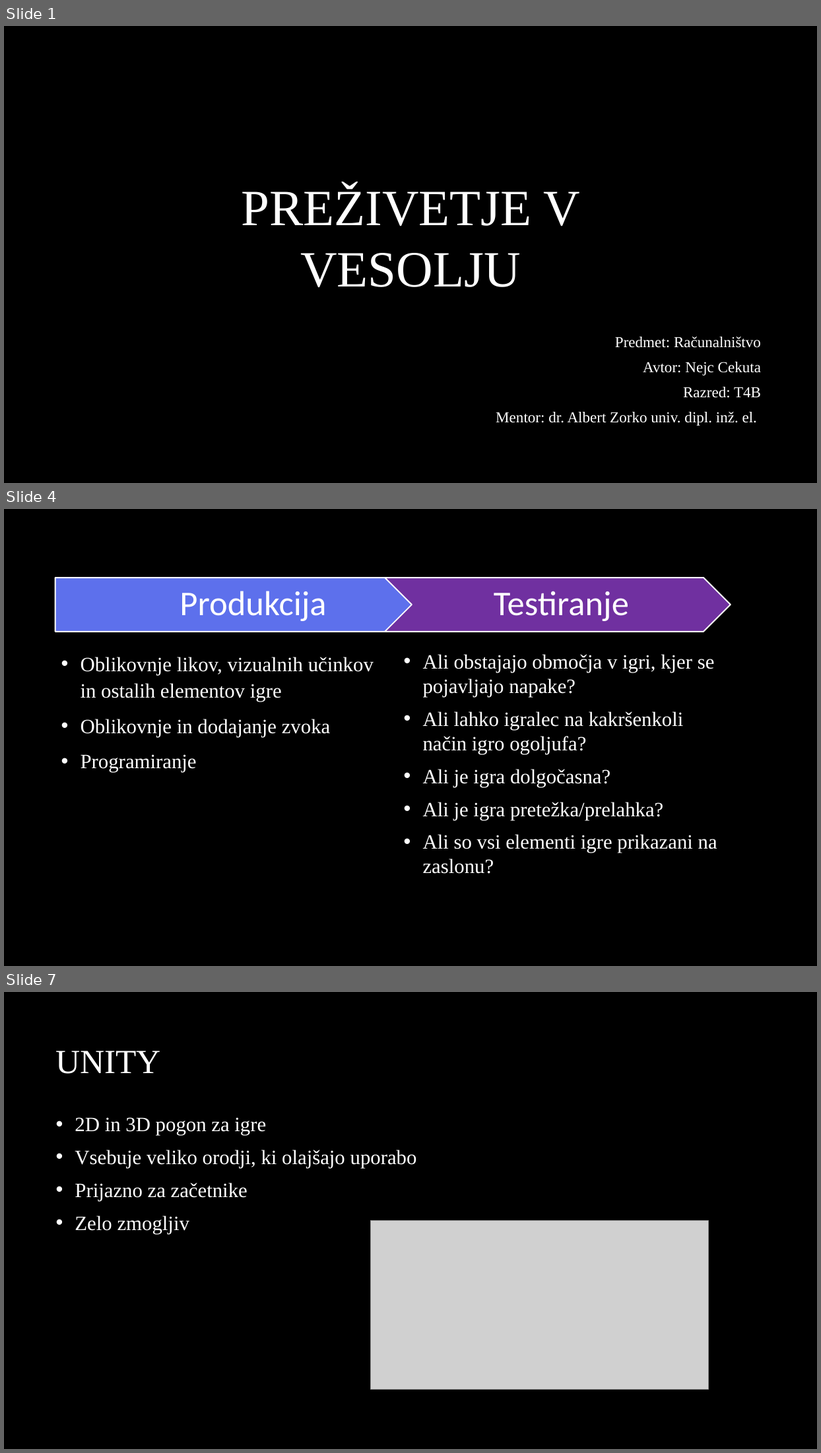
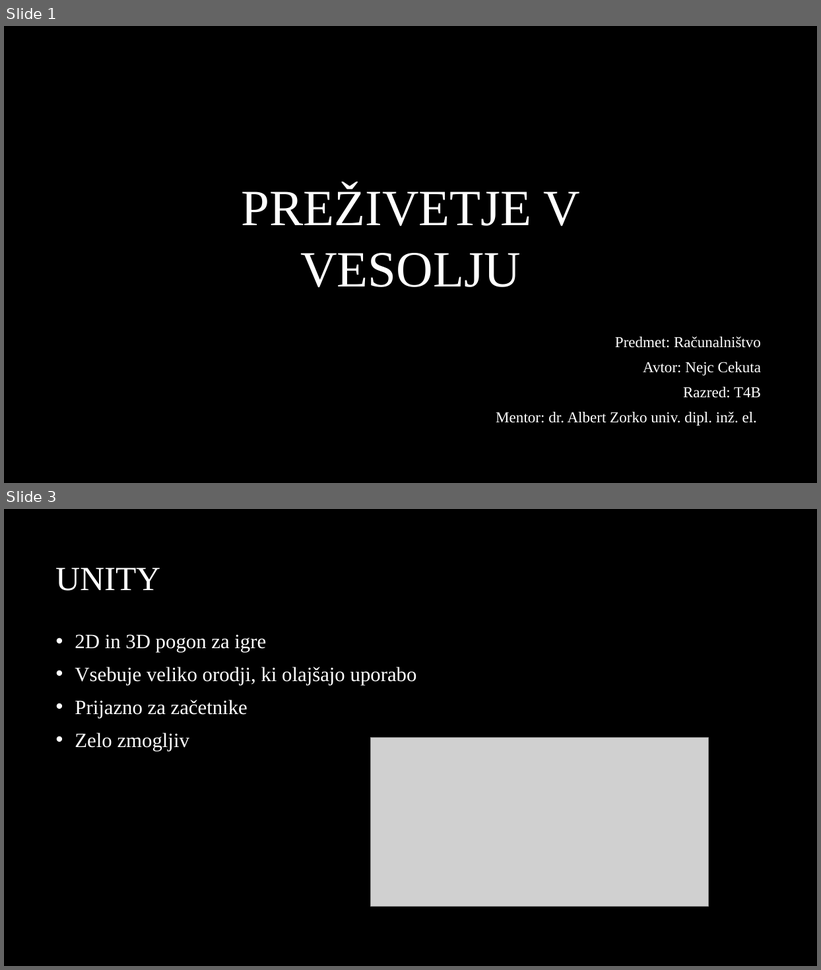
Before and after one commit to NCekuta/Prezivetje_v_vesolju, a slide deck: PowerPoint/Prezivetje v vesolju.pptx. Shown one above the other, each under a label of ours: slides 1, 4 and 7 before the commit, slides 1 and 3 after it; the slides between them are not shown. The pictures are 821x1453 and 821x970 pixels, drawn with LibreOffice and Linux fonts; fonts in the diff are those of the drawing; grey boxes stand for pictures; background and template pictures are left out. Boxes give left, top, right and bottom in pixels: in the first picture for what was removed or moved away, otherwise in the second. Text is boxed around its words. In the diff, an @@ line names an element or a change of style, - is before the commit and + after.

```diff
--- a/PowerPoint/Prezivetje v vesolju.pptx
+++ b/PowerPoint/Prezivetje v vesolju.pptx
@@ slide 4 removed at [4,509,817,966], background picture (left out) @@
@@ group removed at [55,578,731,632]: 2 texts, 1 pentagon arrow, 1 chevron @@
-Produkcija
-Testiranje
@@ text removed at [81,657,374,772] @@
-• Oblikovnje likov, vizualnih učinkov in ostalih elementov igre
-• Oblikovnje in dodajanje zvoka
-• Programiranje
@@ text removed at [423,654,717,874] @@
-• Ali obstajajo območja v igri, kjer se pojavljajo napake?
-• Ali lahko igralec na kakršenkoli način igro ogoljufa?
-• Ali je igra dolgočasna?
-• Ali je igra pretežka/prelahka?
-• Ali so vsi elementi igre prikazani na zaslonu?
@@ what was slide 7 is now slide 3 @@
```
Also in this commit, not shown: 3 slides changed, 4 other slides removed.
